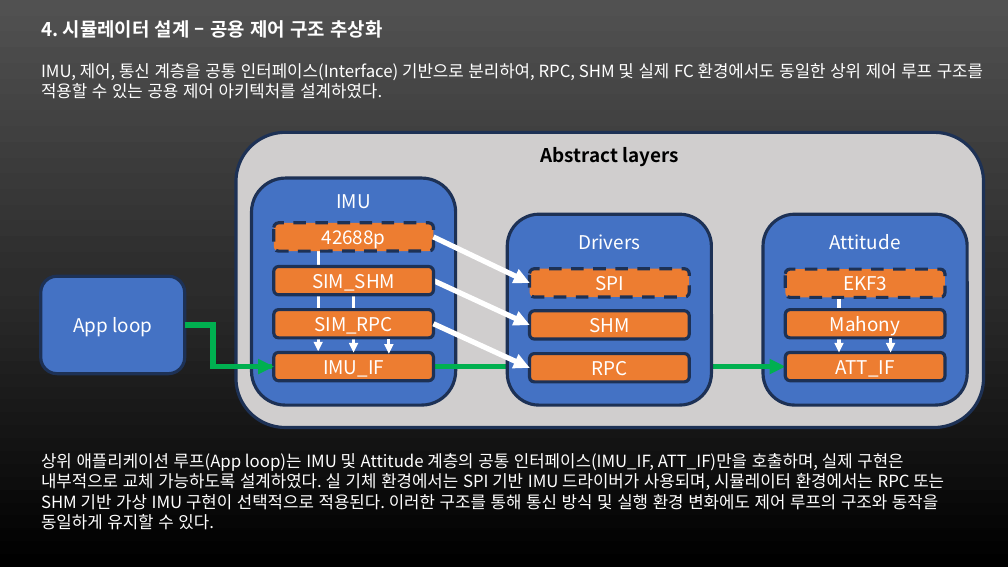
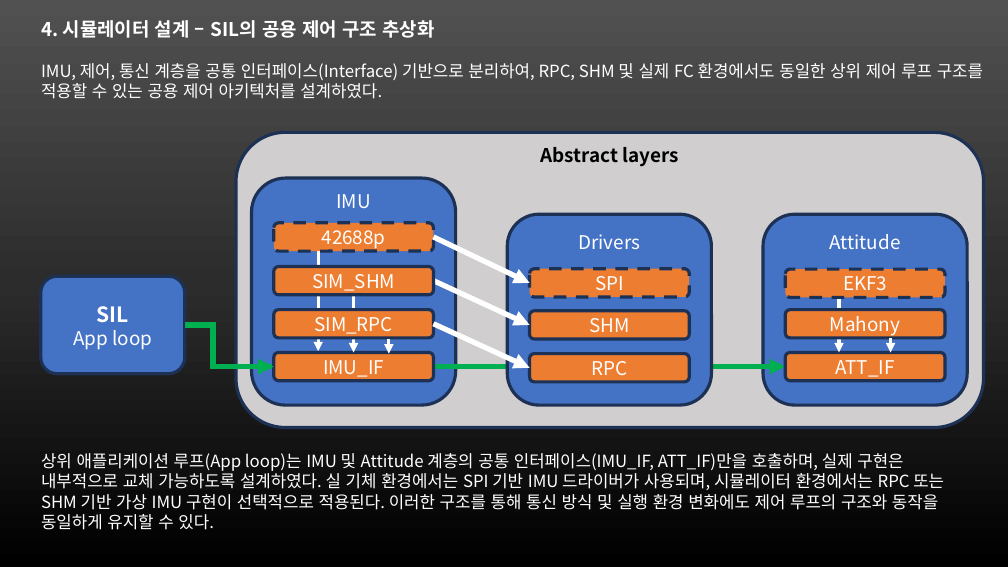
Before and after one commit to noztosky/sim25, a slide deck: slide 10 of x_memory/docs2/논문연구I-발표자료.pptx. Drawn at 1008x567 pixels with LibreOffice and Linux fonts; fonts in the diff are those of the drawing. Boxes give left, top, right and bottom in pixels: in the first picture for what was removed or moved away, otherwise in the second. Text is boxed around its words. In the diff, an @@ line names an element or a change of style, - is before the commit and + after.

```diff
--- a/x_memory/docs2/논문연구I-발표자료.pptx
+++ b/x_memory/docs2/논문연구I-발표자료.pptx
@@ text at (x1=41, y1=20, x2=434, y2=38): text changed @@
-4. 시뮬레이터 설계 – 공용 제어 구조 추상화
+4. 시뮬레이터 설계 – SIL의 공용 제어 구조 추상화
@@ text in rounded rectangle at (x1=97, y1=306, x2=129, y2=323): paragraph added @@
+SIL
```
Also in this commit, not shown: 3 other slides changed, 1 slide added, 1 other file.
